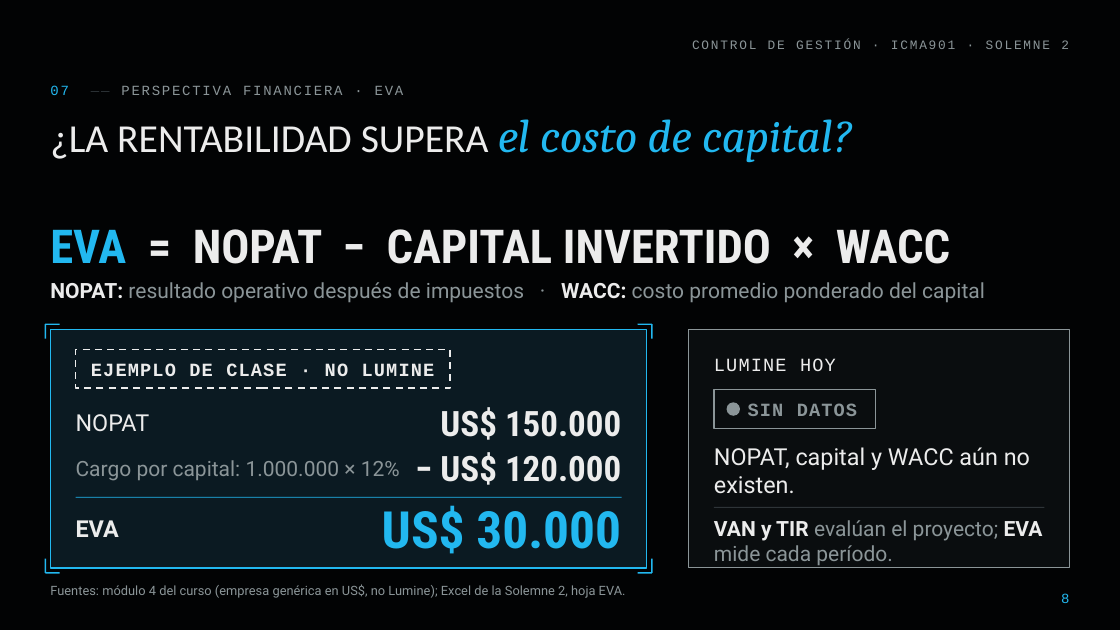
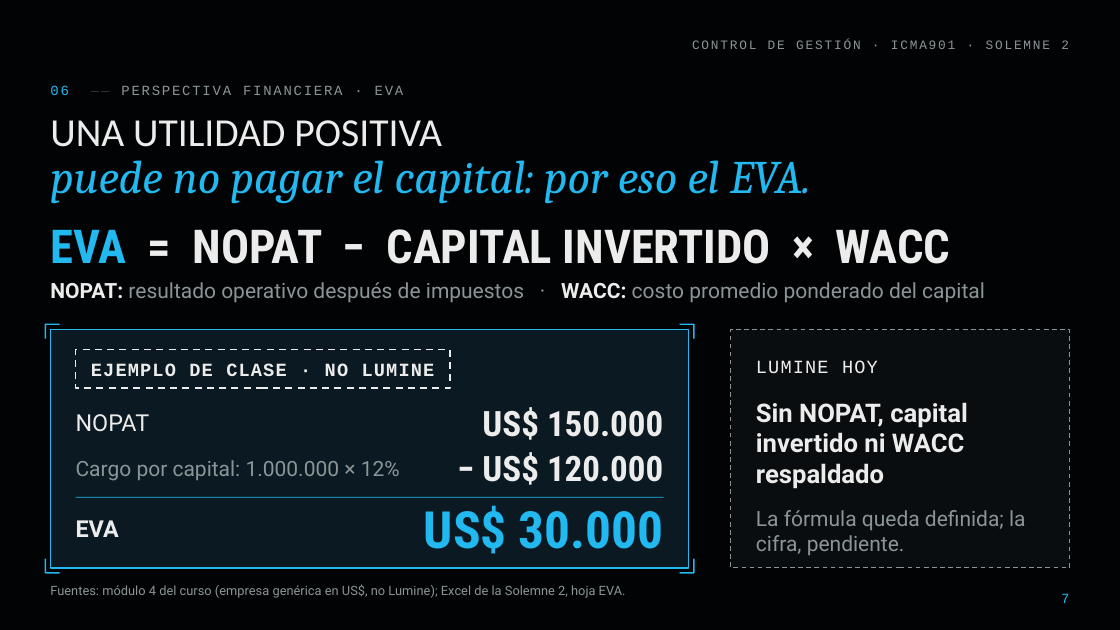
Before and after one commit to diegoaam0109-ux/lumine, a slide deck: slide 7 of solemne-2/Lumine_Solemne2_CMI_Control_de_Gestion.pptx (slide 8 before the commit). Drawn at 1120x630 pixels with LibreOffice and Linux fonts; fonts in the diff are those of the drawing; background and template pictures are left out. Boxes give left, top, right and bottom in pixels: in the first picture for what was removed or moved away, otherwise in the second. Text is boxed around its words. In the diff, an @@ line names an element or a change of style, - is before the commit and + after.

```diff
--- a/solemne-2/Lumine_Solemne2_CMI_Control_de_Gestion.pptx
+++ b/solemne-2/Lumine_Solemne2_CMI_Control_de_Gestion.pptx
@@ text at [50, 85, 404, 95]: text changed @@
-07 —— PERSPECTIVA FINANCIERA · EVA
+06 —— PERSPECTIVA FINANCIERA · EVA
@@ title at [50, 120, 811, 204]: text changed; size 34 to 40 pt; font Calibri to Cambria; text colour #ECECEC to #22B8F0; italic on @@
-¿LA RENTABILIDAD SUPERA el costo de capital?
+UNA UTILIDAD POSITIVA
+puede no pagar el capital: por eso el EVA.
@@ rectangle: place and size @@
-rectangle at [50, 329, 647, 568]
+rectangle at [50, 329, 689, 568]
@@ rectangle: place and size @@
-rectangle at [689, 329, 1070, 568]
+rectangle at [731, 329, 1070, 568]
@@ rectangle at [731, 329, 1070, 568]: outline #8B9598 0.75 pt to #8B9598 1 pt dashed @@
@@ text "LUMINE HOY": place and size @@
-text "LUMINE HOY" at [714, 358, 836, 371]
+text "LUMINE HOY" at [756, 360, 878, 373]
@@ text "US$ 150.000": place and size @@
-text "US$ 150.000" at [440, 407, 621, 440]
+text "US$ 150.000" at [482, 407, 663, 440]
@@ rectangle removed at [714, 390, 876, 429] @@
@@ ellipse removed at [727, 402, 740, 416] @@
@@ text removed at [748, 403, 857, 416] @@
-SIN DATOS
@@ text at [756, 402, 968, 489]: text changed; size 20 to 22 pt; bold on @@
-NOPAT, capital y WACC aún no existen.
+Sin NOPAT, capital invertido ni WACC respaldado
@@ text "− US$ 120.000": place and size @@
-text "− US$ 120.000" at [440, 452, 621, 485]
+text "− US$ 120.000" at [482, 452, 663, 485]
@@ line moved from (76, 497) - (622, 497) to (76, 497) - (664, 497) @@
@@ text "US$ 30.000": place and size @@
-text "US$ 30.000" at [382, 505, 621, 554]
+text "US$ 30.000" at [424, 505, 663, 554]
@@ line removed from (714, 507) to (1044, 507) @@
@@ text removed at [714, 520, 1043, 568] @@
-VAN y TIR evalúan el proyecto; EVA mide cada período.
@@ text added at [756, 510, 1026, 555], 18 pt, text #8B9598 @@
+La fórmula queda definida; la cifra, pendiente.
@@ 4 lines: place and size @@
-4 lines at [638, 324, 652, 573]
+4 lines at [680, 324, 694, 573]
@@ page number at [1061, 593, 1069, 603]: text changed @@
-8
+7
```
Also in this commit, not shown: 8 other slides changed, 12 slides added, 2 slides removed, 10 other files.
